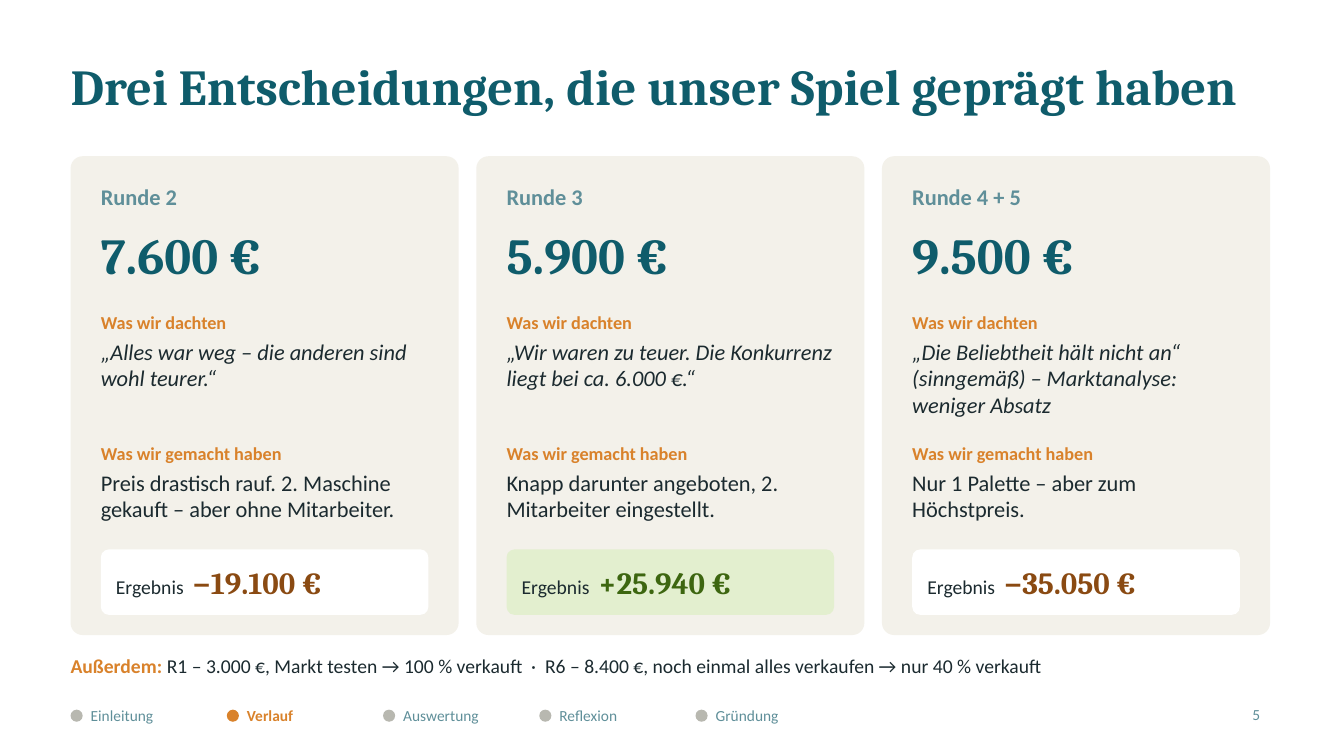
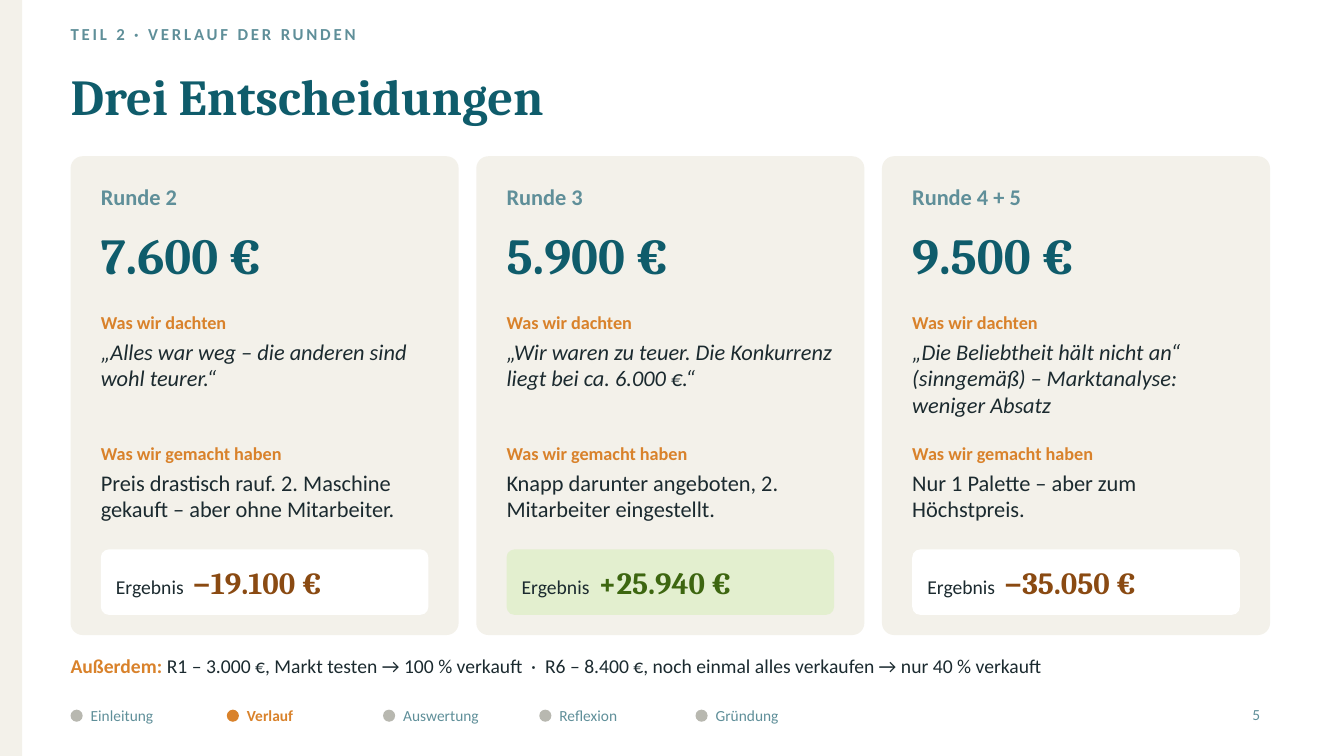
Before and after one commit to jofy0002/claude-workspace, a slide deck: slide 5 of endpraesentation/Elbharz_Endpraesentation.pptx. Drawn at 1344x756 pixels with LibreOffice and Linux fonts; fonts in the diff are those of the drawing. Boxes give left, top, right and bottom in pixels: in the first picture for what was removed or moved away, otherwise in the second. Text is boxed around its words. In the diff, an @@ line names an element or a change of style, - is before the commit and + after.

```diff
--- a/endpraesentation/Elbharz_Endpraesentation.pptx
+++ b/endpraesentation/Elbharz_Endpraesentation.pptx
@@ rectangle added at <box>0,0,22,756</box>, fill #F3F1EA @@
@@ text added at <box>71,29,356,40</box>, 12 pt, text #5F8F99, bold @@
+TEIL 2 · VERLAUF DER RUNDEN
@@ title at <box>71,80,544,126</box>: text changed @@
-Drei Entscheidungen, die unser Spiel geprägt haben
+Drei Entscheidungen
```
Also in this commit, not shown: 12 other slides changed, 1 slide added, 4 other files.
